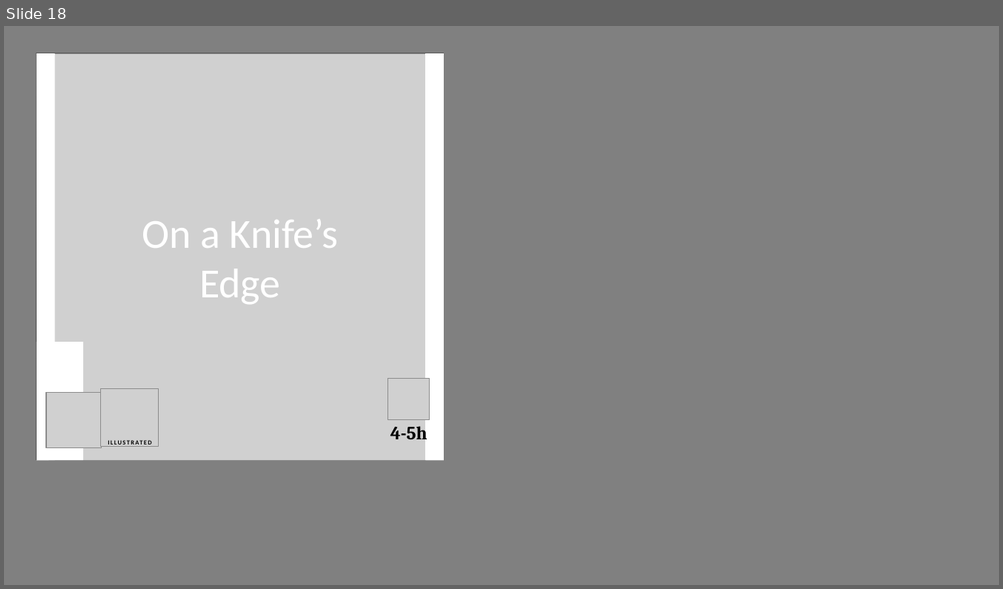
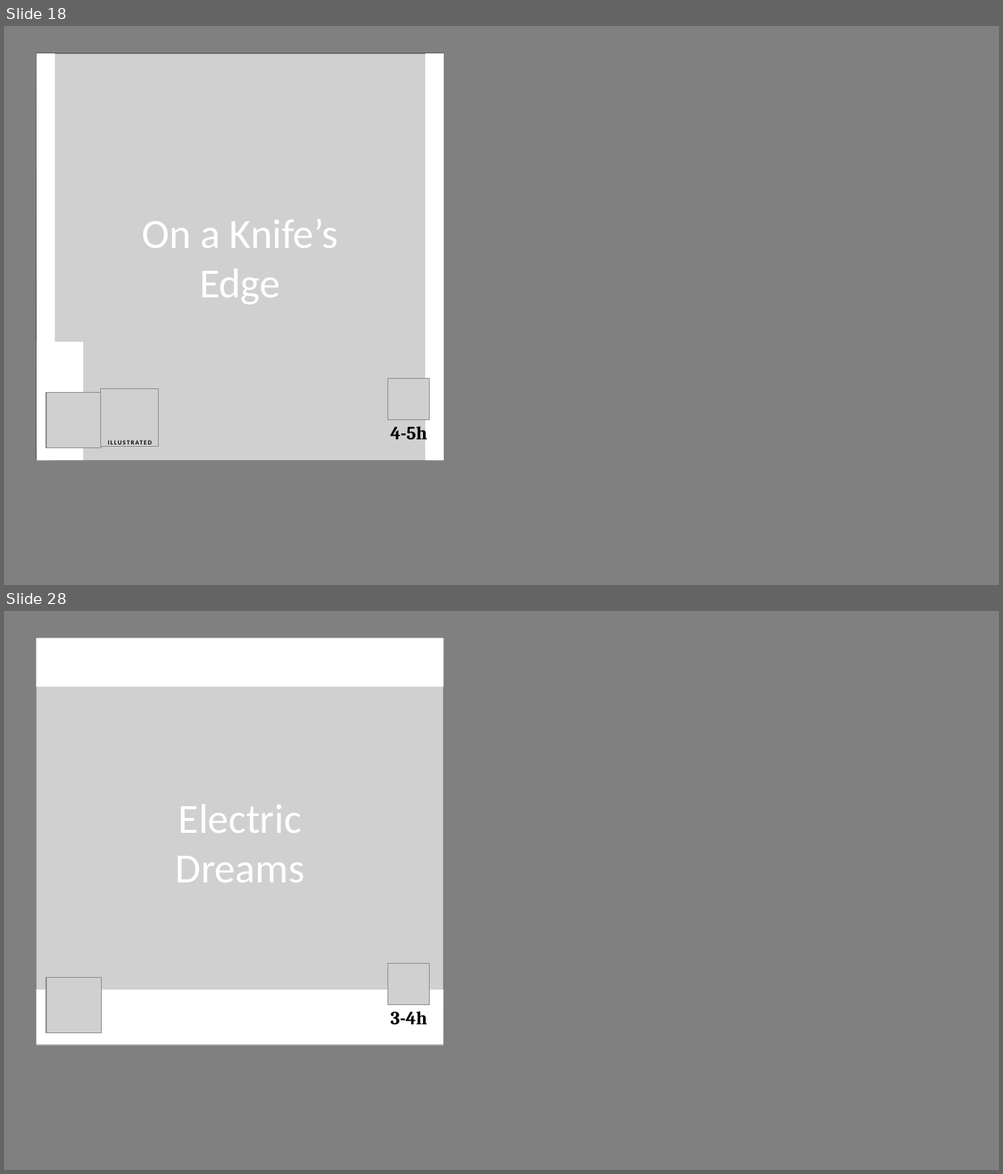
Before and after one commit to olinkirkland/scribbles, a slide deck: data/_work-in-progress/_share/cover-images.pptx. Shown one above the other, each under a label of ours: slide 18 before the commit, slides 18 and 28 after it; the slides between them are not shown. The pictures are 1003x589 and 1003x1174 pixels, drawn with LibreOffice and Linux fonts; fonts in the diff are those of the drawing; grey boxes stand for pictures. Boxes give left, top, right and bottom in pixels: in the first picture for what was removed or moved away, otherwise in the second. Text is boxed around its words. In the diff, an @@ line names an element or a change of style, - is before the commit and + after.

```diff
--- a/data/_work-in-progress/_share/cover-images.pptx
+++ b/data/_work-in-progress/_share/cover-images.pptx
@@ slide 28 added at box(4, 611, 999, 1170), background #808080 @@
@@ picture added at box(36, 638, 444, 1046) @@
@@ rectangle added at box(36, 638, 444, 1046), fill gradient #000000 @@
@@ rectangle added at box(36, 638, 444, 686), fill #FFFFFF @@
@@ picture added at box(36, 684, 444, 991) @@
@@ text added at box(176, 804, 304, 883), 40 pt, text #FFFFFF @@
+Electric Dreams
@@ picture added at box(388, 964, 430, 1005) @@
@@ picture added at box(46, 978, 102, 1034) @@
@@ rectangle added at box(36, 990, 444, 1045), fill #FFFFFF @@
@@ text added at box(390, 1011, 427, 1025), 18 pt, text #000000, bold @@
+3-4h
```
Also in this commit, not shown: 2 slides changed, 40 other files.
